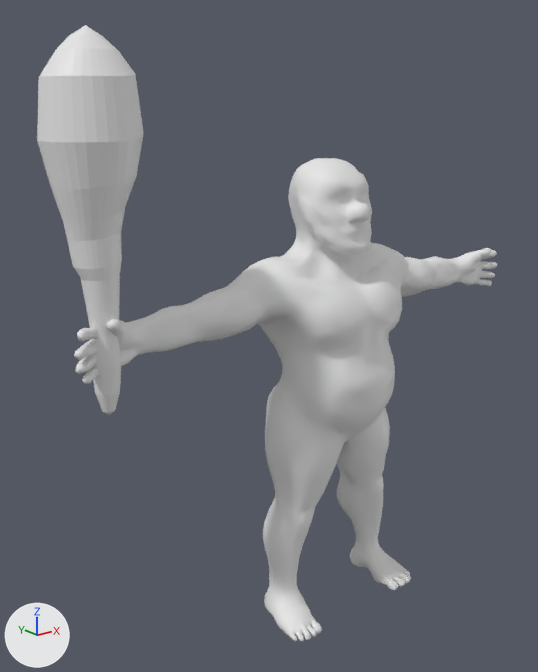
Two versions of the glTF model resources/meshes/characters/jack/jack_jump.gltf, one commit apart.
The view is the same before and after, from a 50 mm lens placed at (-8.6, -9.23, 9.0), pointed at (-0.87, 0.44, 5.13). The lights are fixed; the arrows at lower left show +X, +Y and +Z. Where no turn or scale is listed for an object, it has been applied to the vertices.

Names of what the first picture shows: 'jack.001', 'weapon'.
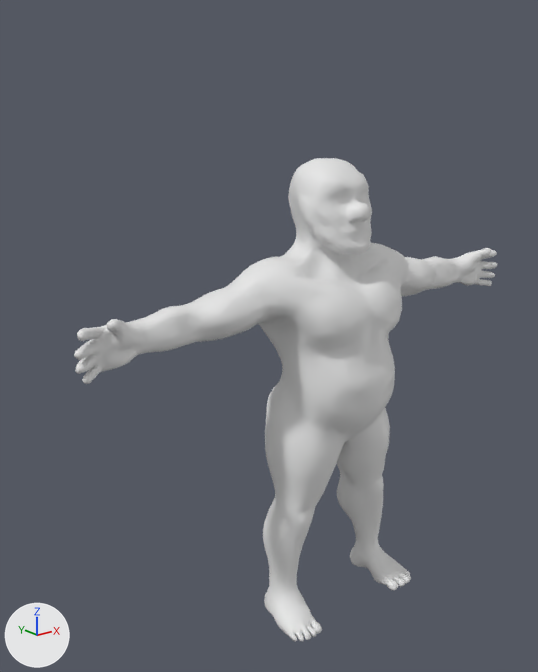
Where the newer file only moved an object's origin or applied its transform, the numbers keep the older frame.

Diff of the bpy script that builds the scene:
```diff
--- a/resources/meshes/characters/jack/jack_jump.gltf.py
+++ b/resources/meshes/characters/jack/jack_jump.gltf.py
@@ ob_weapon @@
-ob_weapon = bpy.data.objects.new('weapon', me_cube_003)
-ob_weapon.location = (0.0, 0.0, 0.0)
```

Changed parts and their boxes [x1, y1, x2, y2] in the pictures (538 x 672 px):
'weapon', deleted: before [37, 25, 144, 415]
